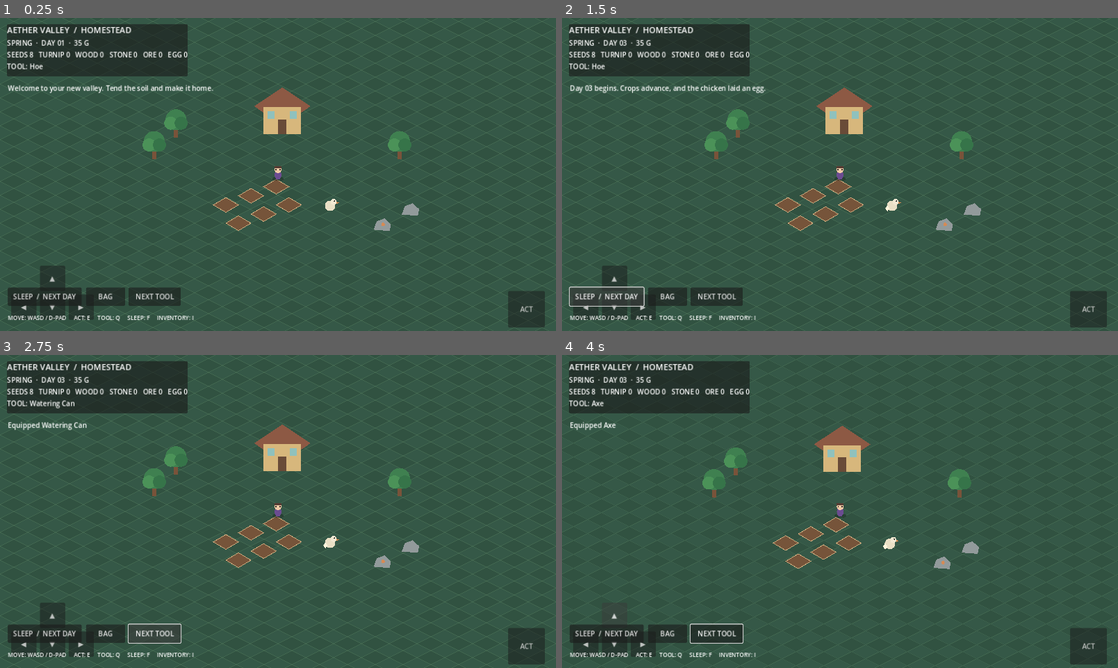
Above: before the commit, frames 1-4 (two rows, left to right).
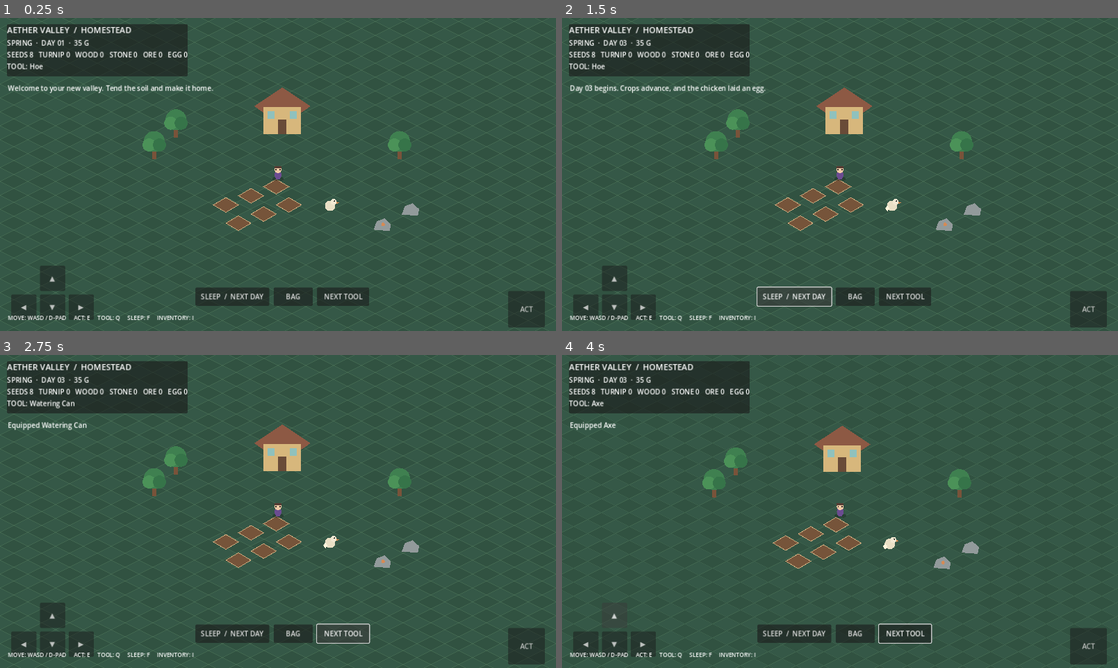
Above: after the commit, the same moments.

Repository: rintatia/aether-valley
Game: Godot game, scene res://scenes/main.tscn
Same seed, same stepped clock (60 frames per second), same inputs: the game is played once before the commit and once after it.
Inputs:
- Up to frame 1 (0.25 s): no input
- Up to frame 2 (1.5 s): click "SLEEP / NEXT DAY" at 0.5 s; click "SLEEP / NEXT DAY" at 1.25 s
- Up to frame 3 (2.75 s): click "NEXT TOOL" at 2 s
- Up to frame 4 (4 s): click "NEXT TOOL" at 2.75 s; click "▲" at 3.5 s

The runs differ from the first frame. In frame 1, 2.9% of the frame differs, in the area x 1-67%, y 86-92%; in frame 2, 2.4%; in frame 3, 2.3%; in frame 4, 3.1%, in the area x 1-67%, y 85-93%.

Commit message:
Separate gameplay HUD actions from mobile movement controls

Diff:
--- a/scripts/world.gd
+++ b/scripts/world.gd
@@ -103,19 +103,19 @@
 	layer.add_child(help)
 	var sleep_button := Button.new()
 	sleep_button.text = "SLEEP  /  NEXT DAY"
-	sleep_button.position = Vector2(18, 620)
+	sleep_button.position = Vector2(450, 620)
 	sleep_button.custom_minimum_size = Vector2(170, 42)
 	sleep_button.pressed.connect(_sleep)
 	layer.add_child(sleep_button)
 	var bag_button := Button.new()
 	bag_button.text = "BAG"
-	bag_button.position = Vector2(198, 620)
+	bag_button.position = Vector2(630, 620)
 	bag_button.custom_minimum_size = Vector2(90, 42)
 	bag_button.pressed.connect(_show_inventory)
 	layer.add_child(bag_button)
 	var tool_button := Button.new()
 	tool_button.text = "NEXT TOOL"
-	tool_button.position = Vector2(296, 620)
+	tool_button.position = Vector2(730, 620)
 	tool_button.custom_minimum_size = Vector2(120, 42)
 	tool_button.pressed.connect(_cycle_tool)
 	layer.add_child(tool_button)
